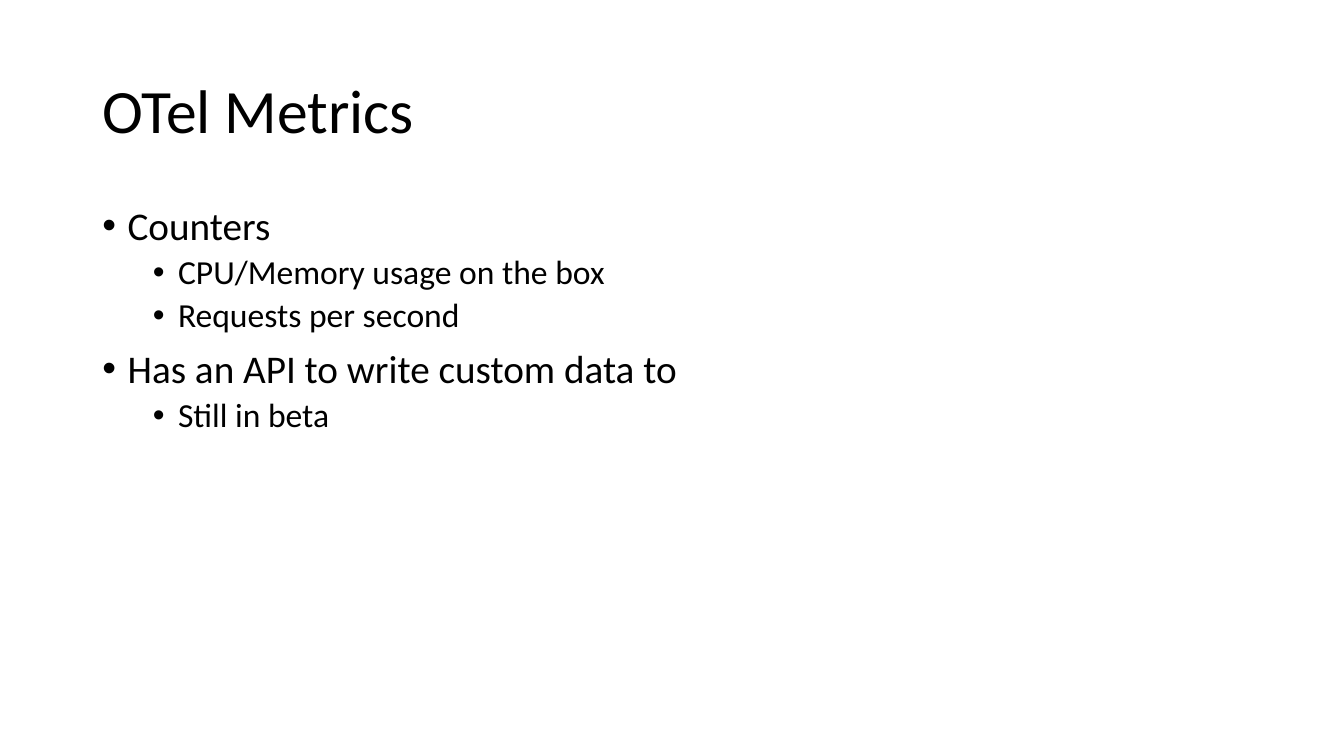
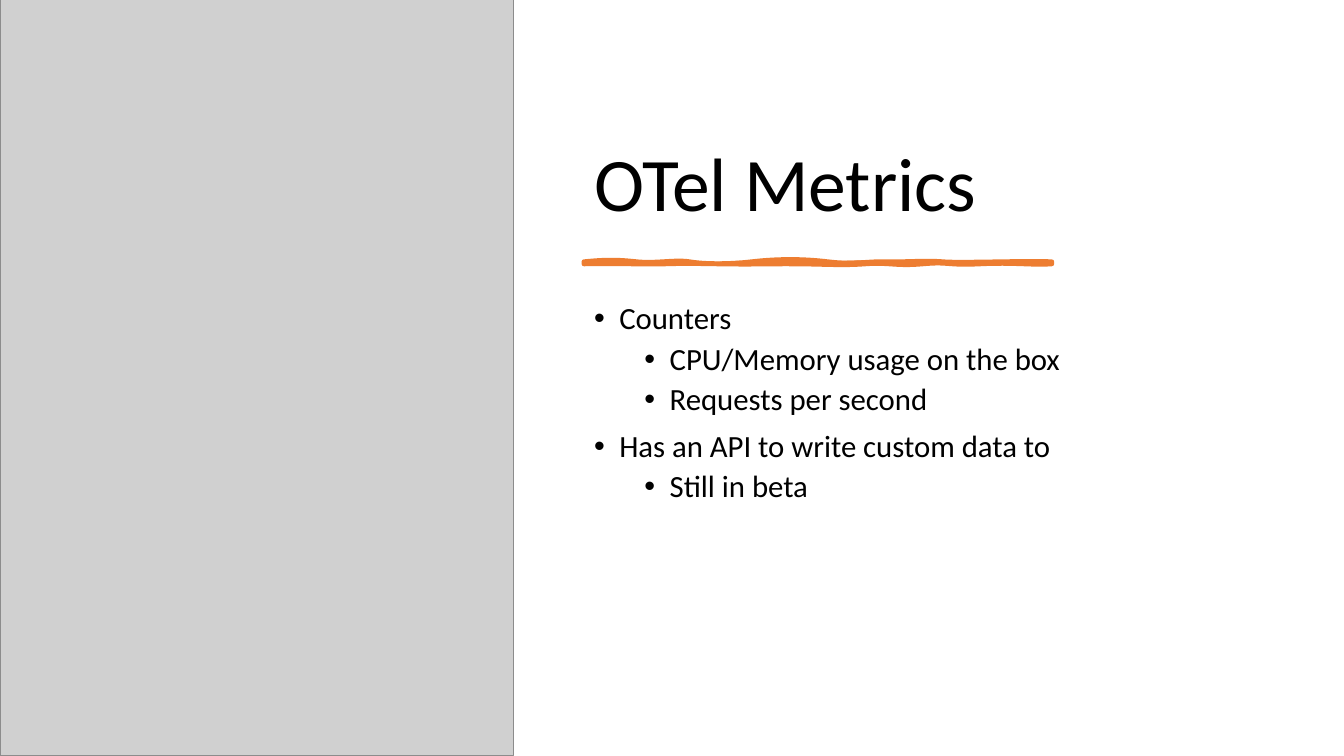
Before and after one commit to ProgrammerAL/Presentations-2023, a slide deck: slide 9 of 2023-03 - Orlando Code Camp - OpenTelemetry/Presentation.pptx. Drawn at 1344x756 pixels with LibreOffice and Linux fonts; fonts in the diff are those of the drawing; grey boxes stand for pictures. Boxes give left, top, right and bottom in pixels: in the first picture for what was removed or moved away, otherwise in the second. Text is boxed around its words. In the diff, an @@ line names an element or a change of style, - is before the commit and + after.

```diff
--- a/2023-03 - Orlando Code Camp - OpenTelemetry/Presentation.pptx
+++ b/2023-03 - Orlando Code Camp - OpenTelemetry/Presentation.pptx
@@ picture added at (0,0,513,756) @@
@@ title "OTel Metrics": place and size @@
-title "OTel Metrics" at (102,90,414,134)
+title "OTel Metrics" at (594,158,976,212)
@@ title "OTel Metrics" at (594,158,976,212): size 44 to 54 pt; vertical alignment middle to bottom @@
@@ freeform shape added at (584,262,1052,264), fill #ED7D31, outline #ED7D31 3.5 pt @@
@@ text "Counters": place and size @@
-text "Counters" at (128,214,676,428)
+text "Counters" at (619,309,1060,498)
@@ text "Counters" at (619,309,1060,498): size 28 to 22 pt in "Counters", "Has an API to write custom data ..."; size 24 to 22 pt in "CPU/Memory usage on the box", "Requests per second", "Still in beta" @@
```
Also in this commit, not shown: 17 other slides changed, 1 slide added, 1 slide removed.
